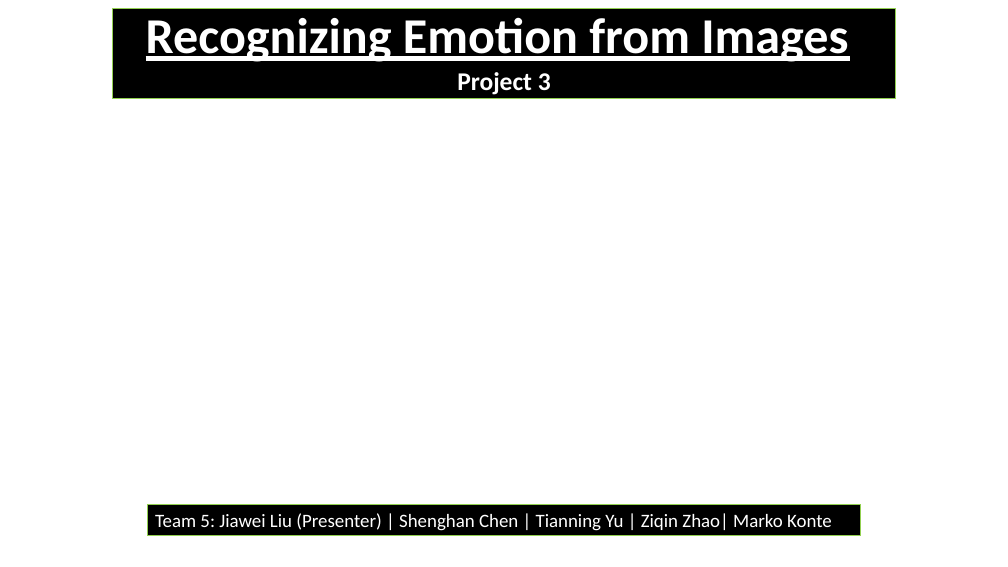
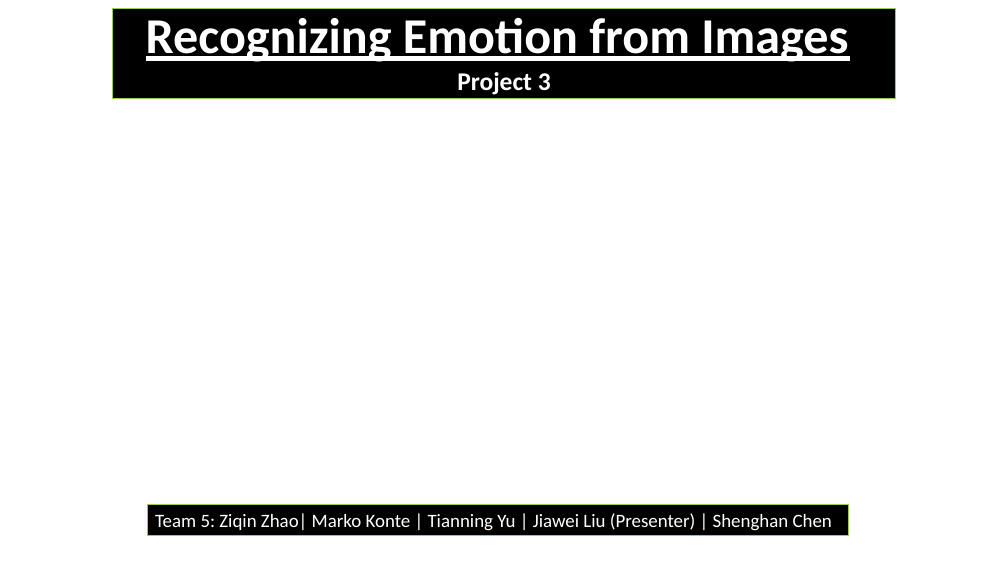
Before and after one commit to MakiMaki001/Spring2020-Project3-group5, a slide deck: slide 1 of doc/Project 3- Image Classification.pptx. Drawn at 1008x567 pixels with LibreOffice and Linux fonts; fonts in the diff are those of the drawing; background and template pictures are left out. Boxes give left, top, right and bottom in pixels: in the first picture for what was removed or moved away, otherwise in the second. Text is boxed around its words. In the diff, an @@ line names an element or a change of style, - is before the commit and + after.

```diff
--- a/doc/Project 3- Image Classification.pptx
+++ b/doc/Project 3- Image Classification.pptx
@@ rectangle "Team 5: Ziqin Zhao| Marko ..." resized from (x1=147, y1=505, x2=860, y2=535) to (x1=147, y1=505, x2=848, y2=535) @@
@@ text in rectangle at (x1=155, y1=513, x2=832, y2=531): text changed @@
-Team 5: Jiawei Liu (Presenter) | Shenghan Chen | Tianning Yu | Ziqin Zhao| Marko Konte
+Team 5: Ziqin Zhao| Marko Konte | Tianning Yu | Jiawei Liu (Presenter) | Shenghan Chen
```
Also in this commit, not shown: 3 other slides changed, 1 other file.
